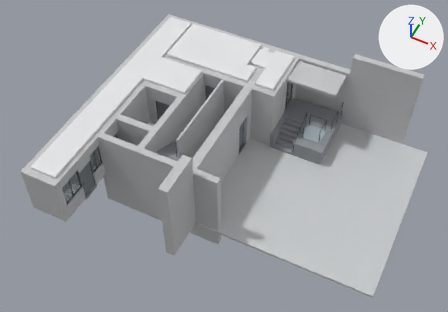
The Blender file models/section-1/section-1-geometry.blend, before and after one commit.
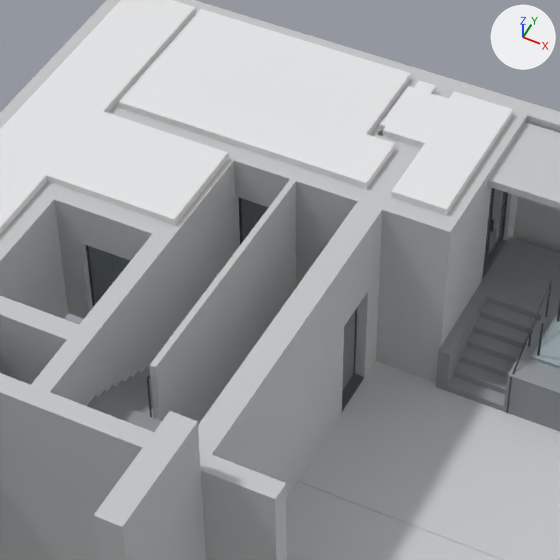
Each version appears first whole from a 50 mm lens placed at (18.56, -28.84, 26.86), pointed at (8.24, -8.2, 1.07), and next in a close-up on the part from 28% to 69% of the width and 7% to 65% of the height. The axes (+X, +Y, +Z) are drawn at upper right. The lights are the same throughout. The older version's two pictures come first.

Objects in the first close-up: 'Ceiling / вестибюль', 'Ceiling / межквартирный коридор', 'Ceiling / тамбур', 'Context / facade south', 'Context / ground', 'Exterior / lower approach', 'Exterior / upper platform', 'W13/solid', 'W17/solid', 'W20/solid', 'W21/solid', 'W22/solid' and 60 more.
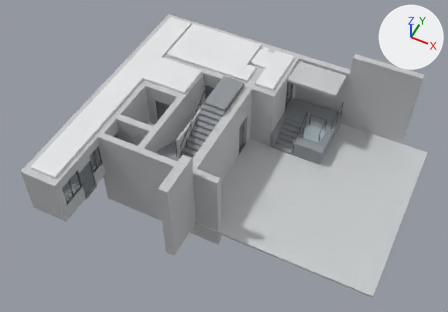
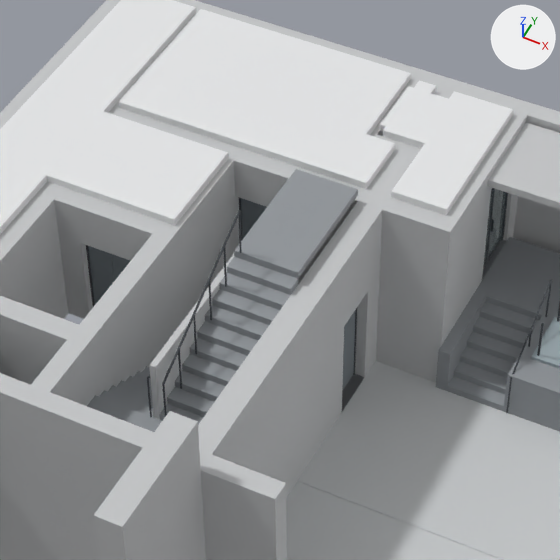
Pixel boxes [x1, y1, x2, y2] of what changed, in the close-ups (560 x 560 px):
'Stair / second-floor landing', added
    after: [234, 169, 358, 279]
'Stair / upper return tread 10', added
    after: [227, 257, 298, 295]
'Stair / upper return tread 9', added
    after: [220, 273, 291, 310]
'Stair / upper return tread 8', added
    after: [212, 289, 280, 325]
'Stair / upper return tread 7', added
    after: [205, 305, 269, 340]
'Stair / upper return tread 6', added
    after: [197, 321, 258, 356]
'Stair / upper return tread 5', added
    after: [190, 337, 247, 371]
'Stair / upper return tread 4', added
    after: [182, 354, 236, 386]
'Stair / upper return tread 3', added
    after: [175, 370, 226, 402]
'Stair / upper return tread 2', added
    after: [167, 387, 214, 417]
'Stair / upper return handrail', added
    after: [163, 210, 241, 384]
'Stair / upper return tread 1', added
    after: [159, 403, 203, 425]
'Stair / upper return post.004', added
    after: [224, 247, 227, 287]
'Stair / upper return post.002', added
    after: [193, 316, 197, 355]
'Stair / upper return post.003', added
    after: [208, 282, 212, 321]
'W20/solid', unchanged, covered by the edit
    before: [149, 179, 296, 425]
    after: [149, 254, 234, 420]

Patch to the scene script:
```diff
--- a/models/section-1/section-1-geometry.blend.py
+++ b/models/section-1/section-1-geometry.blend.py
@@ ob_stair___upper_return_post_004 @@
+ob_stair___upper_return_post_004 = bpy.data.objects.new('Stair / upper return post.004', me_cylinder_020.copy())  # the mesh of ob_conditional___railing_post_005
+ob_stair___upper_return_post_004.location = (6.5, -7.52, 3.47)
+ob_stair___upper_return_post_004.rotation_euler = (0.0, 0.0, 3.142)  # degrees (0, 0, 180)
@@ ob_stair___upper_return_post_003 @@
+ob_stair___upper_return_post_003 = bpy.data.objects.new('Stair / upper return post.003', me_cylinder_020.copy())  # the mesh of ob_conditional___railing_post_005
+ob_stair___upper_return_post_003.location = (6.5, -8.1, 3.14)
+ob_stair___upper_return_post_003.rotation_euler = (0.0, 0.0, 3.142)  # degrees (0, 0, 180)
@@ ob_stair___upper_return_post_002 @@
+ob_stair___upper_return_post_002 = bpy.data.objects.new('Stair / upper return post.002', me_cylinder_020.copy())  # the mesh of ob_conditional___railing_post_005
+ob_stair___upper_return_post_002.location = (6.5, -8.68, 2.81)
+ob_stair___upper_return_post_002.rotation_euler = (0.0, 0.0, 3.142)  # degrees (0, 0, 180)
@@ ob_stair___upper_return_post_001 @@
+ob_stair___upper_return_post_001 = bpy.data.objects.new('Stair / upper return post.001', me_cylinder_020.copy())  # the mesh of ob_conditional___railing_post_005
+ob_stair___upper_return_post_001.location = (6.5, -9.26, 2.48)
+ob_stair___upper_return_post_001.rotation_euler = (0.0, 0.0, 3.142)  # degrees (0, 0, 180)
@@ ob_stair___upper_return_post @@
+ob_stair___upper_return_post = bpy.data.objects.new('Stair / upper return post', me_cylinder_006.copy())  # the mesh of ob_stair___post_005
+ob_stair___upper_return_post.location = (6.5, -9.84, 2.15)
+ob_stair___upper_return_post.rotation_euler = (0.0, 0.0, 3.142)  # degrees (0, 0, 180)
@@ ob_stair___upper_return_handrail @@
+ob_stair___upper_return_handrail = bpy.data.objects.new('Stair / upper return handrail', me_cylinder.copy())  # the mesh of ob_stair___handrail
+ob_stair___upper_return_handrail.location = (6.5, -8.39, 3.48)
+ob_stair___upper_return_handrail.rotation_euler = (1.054, 0.0, 3.142)  # degrees (60, 0, 180)
@@ ob_stair___second_floor_landing @@
+ob_stair___second_floor_landing = bpy.data.objects.new('Stair / second-floor landing', me_stair___second_floor_landing)  # a box spanning x -0.64..0.64, y -1.24..1.24, z -0.08..0.08; in mat_neutral___floor (grey #909599)
+ob_stair___second_floor_landing.location = (7.01, -5.71, 3.23)
@@ ob_stair___upper_return_tread_10 @@
+ob_stair___upper_return_tread_10 = bpy.data.objects.new('Stair / upper return tread 10', me_stair___upper_return_tread_10)  # a box spanning x -0.64..0.64, y -0.15..0.15, z -0.82..0.82; in mat_neutral___floor (grey #909599)
+ob_stair___upper_return_tread_10.location = (7.01, -7.09, 2.33)
@@ ob_stair___upper_return_tread_9 @@
+ob_stair___upper_return_tread_9 = bpy.data.objects.new('Stair / upper return tread 9', me_stair___upper_return_tread_9)  # a box spanning x -0.64..0.64, y -0.15..0.15, z -0.75..0.75; in mat_neutral___floor (grey #909599)
+ob_stair___upper_return_tread_9.location = (7.01, -7.38, 2.25)
@@ ob_stair___upper_return_tread_8 @@
+ob_stair___upper_return_tread_8 = bpy.data.objects.new('Stair / upper return tread 8', me_stair___upper_return_tread_8)  # a box spanning x -0.64..0.64, y -0.145..0.145, z -0.675..0.675; in mat_neutral___floor (grey #909599)
+ob_stair___upper_return_tread_8.location = (7.01, -7.67, 2.17)
@@ ob_stair___upper_return_tread_7 @@
+ob_stair___upper_return_tread_7 = bpy.data.objects.new('Stair / upper return tread 7', me_stair___upper_return_tread_7)  # a box spanning x -0.64..0.64, y -0.145..0.145, z -0.6..0.6; in mat_neutral___floor (grey #909599)
+ob_stair___upper_return_tread_7.location = (7.01, -7.96, 2.1)
@@ ob_stair___upper_return_tread_6 @@
+ob_stair___upper_return_tread_6 = bpy.data.objects.new('Stair / upper return tread 6', me_stair___upper_return_tread_6)  # a box spanning x -0.64..0.64, y -0.145..0.145, z -0.525..0.525; in mat_neutral___floor (grey #909599)
+ob_stair___upper_return_tread_6.location = (7.01, -8.25, 2.02)
@@ ob_stair___upper_return_tread_5 @@
+ob_stair___upper_return_tread_5 = bpy.data.objects.new('Stair / upper return tread 5', me_stair___upper_return_tread_5)  # a box spanning x -0.64..0.64, y -0.145..0.145, z -0.45..0.45; in mat_neutral___floor (grey #909599)
+ob_stair___upper_return_tread_5.location = (7.01, -8.54, 1.95)
@@ ob_stair___upper_return_tread_4 @@
+ob_stair___upper_return_tread_4 = bpy.data.objects.new('Stair / upper return tread 4', me_stair___upper_return_tread_4)  # a box spanning x -0.64..0.64, y -0.145..0.145, z -0.375..0.375; in mat_neutral___floor (grey #909599)
+ob_stair___upper_return_tread_4.location = (7.01, -8.83, 1.88)
@@ ob_stair___upper_return_tread_3 @@
+ob_stair___upper_return_tread_3 = bpy.data.objects.new('Stair / upper return tread 3', me_stair___upper_return_tread_3)  # a box spanning x -0.64..0.64, y -0.145..0.145, z -0.3..0.3; in mat_neutral___floor (grey #909599)
+ob_stair___upper_return_tread_3.location = (7.01, -9.12, 1.8)
@@ ob_stair___upper_return_tread_2 @@
+ob_stair___upper_return_tread_2 = bpy.data.objects.new('Stair / upper return tread 2', me_stair___upper_return_tread_2)  # a box spanning x -0.64..0.64, y -0.145..0.145, z -0.225..0.225; in mat_neutral___floor (grey #909599)
+ob_stair___upper_return_tread_2.location = (7.01, -9.41, 1.73)
@@ ob_stair___upper_return_tread_1 @@
+ob_stair___upper_return_tread_1 = bpy.data.objects.new('Stair / upper return tread 1', me_stair___upper_return_tread_1)  # a box spanning x -0.64..0.64, y -0.145..0.145, z -0.15..0.15; in mat_neutral___floor (grey #909599)
+ob_stair___upper_return_tread_1.location = (7.01, -9.7, 1.65)
```
